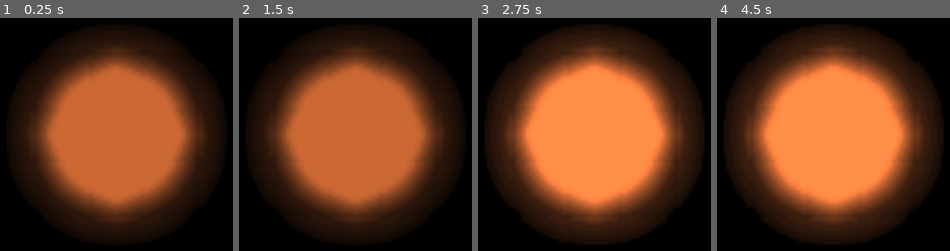
Above: before the commit, frames 1-4 (left to right).
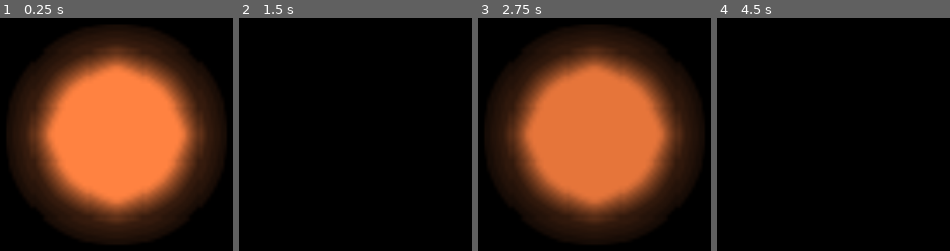
Above: after the commit, the same moments.

Repository: GiantSpaceHead/Godot-Uitility
Game: Godot game, scene res://Examples/Style Lights example/style light examples 2D.tscn
Two runs of this game, one before a commit and one after it. Both use one fixed random seed, a clock stepped at 60 frames per second and the inputs below. Before the commit the project starts from res://Examples/Style Lights example/style_light_examples.tscn.
Inputs:
- Up to frame 1 (0.25 s): no input
- Up to frame 2 (1.5 s): tap Enter (ui_accept) at 0.5, 0.6, 0.77, 1.07, 1.35 s
- Up to frame 3 (2.75 s): tap Enter (ui_accept) at 1.52, 1.82, 2.1 s
- Up to frame 4 (4.5 s): tap Enter (ui_accept) at 2.85, 3.02, 3.32, 3.6, 3.77, 4.07, 4.35 s

The runs differ from the first frame. In frame 1, 34% of the frame differs, in the area x 16-84%, y 16-84%; in frame 2, 62%; in frame 3, 34%; in frame 4, 69%, in the area x 3-97%, y 3-97%.

Commit message:
Add files via upload

Diff:
--- /dev/null
+++ b/Examples/Style Lights example/Style Light 3d example.gd
@@ -0,0 +1,14 @@
+extends Node3D
+
+@onready var Light = $StyleLight3D
+
+
+func _input(_event):
+	if Input.is_action_just_pressed("ui_accept"):
+
+		if Light.Style == StyleLight3D.SArray.STATIC:
+			Light.StyleFSM(StyleLight3D.SArray.STROBE)
+		elif Light.Style == StyleLight3D.SArray.STROBE:
+			Light.StyleFSM(StyleLight3D.SArray.FLICKER)
+		elif Light.Style == StyleLight3D.SArray.FLICKER:
+			Light.StyleFSM(StyleLight3D.SArray.STATIC)
--- a/Examples/Style Lights example/Style Light 3d example.tscn
+++ b/Examples/Style Lights example/Style Light 3d example.tscn
@@ -1,5 +1,6 @@
-[gd_scene load_steps=7 format=3 uid="uid://boieublx31any"]
+[gd_scene load_steps=8 format=3 uid="uid://boieublx31any"]
 
+[ext_resource type="Script" path="res://Examples/Style Lights example/Style Light 3d example.gd" id="1_4g6gf"]
 [ext_resource type="Script" path="res://Utilitys/StyleLight3D.gd" id="1_6ec7c"]
 
 [sub_resource type="PlaneMesh" id="PlaneMesh_7n1ds"]
@@ -16,6 +17,7 @@
 ambient_light_energy = 0.0
 
 [node name="Style Light 3d example" type="Node3D"]
+script = ExtResource("1_4g6gf")
 
 [node name="Node3D" type="Node3D" parent="."]
 
@@ -43,7 +45,6 @@
 shadow_enabled = true
 script = ExtResource("1_6ec7c")
 Wait = 1.0
-Style = 2
 
 [node name="WorldEnvironment" type="WorldEnvironment" parent="."]
 environment = SubResource("Environment_kov35")
--- /dev/null
+++ b/Examples/Style Lights example/style light examples 2D.gd
@@ -0,0 +1,14 @@
+extends Node2D
+
+@onready var Light = $StyleLight2D
+
+
+func _input(_event):
+	if Input.is_action_just_pressed("ui_accept"):
+
+		if Light.Style == StyleLight2D.SArray.STATIC:
+			Light.StyleFSM(StyleLight2D.SArray.STROBE)
+		elif Light.Style == StyleLight2D.SArray.STROBE:
+			Light.StyleFSM(StyleLight2D.SArray.FLICKER)
+		elif Light.Style == StyleLight2D.SArray.FLICKER:
+			Light.StyleFSM(StyleLight2D.SArray.STATIC)
--- /dev/null
+++ b/Examples/Style Lights example/style light examples 2D.tscn
@@ -0,0 +1,22 @@
+[gd_scene load_steps=4 format=3 uid="uid://c6graeoif1051"]
+
+[ext_resource type="Script" path="res://Examples/Style Lights example/style light examples 2D.gd" id="1_sr3kf"]
+[ext_resource type="Texture2D" uid="uid://bd3w5j578of53" path="res://Examples/Style Lights example/CircLight.png" id="2_orfxh"]
+[ext_resource type="Script" path="res://Utilitys/StyleLight2D.gd" id="3_h36ju"]
+
+[node name="Style Light examples 2d" type="Node2D"]
+script = ExtResource("1_sr3kf")
+
+[node name="StyleLight2D" type="PointLight2D" parent="."]
+position = Vector2(592, 304)
+texture = ExtResource("2_orfxh")
+texture_scale = 5.0
+script = ExtResource("3_h36ju")
+
+[node name="CanvasModulate" type="CanvasModulate" parent="."]
+color = Color(0, 0, 0, 1)
+
+[node name="ColorRect" type="ColorRect" parent="."]
+offset_right = 1152.0
+offset_bottom = 648.0
+color = Color(1, 0.509804, 0.254902, 1)
--- a/Utilitys/StyleLight2D.gd
+++ b/Utilitys/StyleLight2D.gd
@@ -12,29 +12,30 @@
 
 @export var Style = SArray.STATIC
 
-
-var Stop = false
-
-func _ready():
-
-	energy = Base_Energy
-
-	StyleFSM(Style)
-
-
+#	The Styles are all sorted into methods for readability
 
 func Static():
 	energy = Base_Energy
 
 
+#	Light effects are made by manipulating node propertys using tweens
+#	instead of using the tweens set_loops() function to make the tweens loop indfinitly
+#	I check to see if Style var has changed, if it hasn't, I use tween_callback to call the method again,
+#	if it has changed, I use the kill function on the tween.
+#	this way if I change the Light Style, the tween will not keep repeating.
+
 func Strobe():
-	var tween = create_tween().set_loops()
+	var tween = create_tween()
 
 	tween.tween_property(self, "energy", energy - Strobe_Amount, Wait)
 	tween.tween_property(self, "energy", Base_Energy, Wait)
 
-	if Stop:
+
+
+	if not Style == SArray.STROBE:
 		tween.kill()
+	else:
+		tween.tween_callback(Strobe)
 
 
 func Flicker():
@@ -50,11 +51,11 @@
 	energy = Base_Energy - 0.3
 	await create_tween().set_loops().tween_interval(0.1).finished
 
-	if not Stop:
+	if Style == SArray.FLICKER:
 		Flicker()
 
 
-
+#	The methods above are called using this method below.
 
 func StyleFSM(Set_Style):
 
@@ -70,4 +71,19 @@
 			Strobe()
 
 		SArray.FLICKER:
-			Flicker()
+
+			var FR = randf_range(0.1,1)
+			var tween = create_tween()
+			#tween and rand_range used to create a delay before Flicker method
+			#to desync it from other StyleLights at the start of the scene
+
+			tween.tween_interval(FR)
+			tween.tween_callback(Flicker)
+
+
+#	The method StyleFSM is used called once at the start of a scene.
+#	This method can later be called again to change the Style.
+
+func _ready():
+	energy = Base_Energy
+	StyleFSM(Style)
--- a/Utilitys/StyleLight3D.gd
+++ b/Utilitys/StyleLight3D.gd
@@ -13,28 +13,32 @@
 @export var Style = SArray.STATIC
 
 
-var Stop = false
 
-func _ready():
-
-	light_energy = Base_Energy
-
-	StyleFSM(Style)
-
+#	The Styles are all sorted into methods for readability
 
 
 func Static():
 	light_energy = Base_Energy
 
 
+
+
+#	Light effects are made by manipulating node propertys using tweens
+#	instead of using the tweens set_loops() function to make the tweens loop indfinitly
+#	I check to see if Style var has changed, if it hasn't, I use tween_callback to call the method again,
+#	if it has changed, I use the kill function on the tween.
+#	this way if I change the Light Style, the tween will not keep repeating.
+
 func Strobe():
-	var tween = create_tween().set_loops()
+	var tween = create_tween()
 
 	tween.tween_property(self, "light_energy", light_energy - Strobe_Amount, Wait)
 	tween.tween_property(self, "light_energy", Base_Energy, Wait)
 
-	if Stop:
+	if not Style == SArray.STROBE:
 		tween.kill()
+	else:
+		tween.tween_callback(Strobe)
 
 
 func Flicker():
@@ -50,10 +54,11 @@
 	light_energy = Base_Energy - 0.3
 	await create_tween().set_loops().tween_interval(0.1).finished
 
-	if not Stop:
+	if Style == SArray.FLICKER:
 		Flicker()
 
 
+#	The methods above are called using this method below.
 
 
 func StyleFSM(Set_Style):
@@ -70,4 +75,19 @@
 			Strobe()
 
 		SArray.FLICKER:
-			Flicker()
+
+			#tween and rand_range used to create a delay before Flicker method
+			#to desync it from other StyleLights at the start of the scene
+
+			var FR = randf_range(0.1,1)
+			var tween = create_tween()
+
+			tween.tween_interval(FR)
+			tween.tween_callback(Flicker)
+
+#	The method StyleFSM is used called once at the start of a scene.
+#	This method can later be called again to change the Style.
+
+func _ready():
+	light_energy = Base_Energy
+	StyleFSM(Style)
--- a/project.godot
+++ b/project.godot
@@ -11,7 +11,7 @@
 [application]
 
 config/name="Godot Utilitys"
-run/main_scene="res://Examples/Style Lights example/style_light_examples.tscn"
+run/main_scene="res://Examples/Style Lights example/style light examples 2D.tscn"
 config/features=PackedStringArray("4.1", "Mobile")
 config/icon="res://icon.svg"
 
